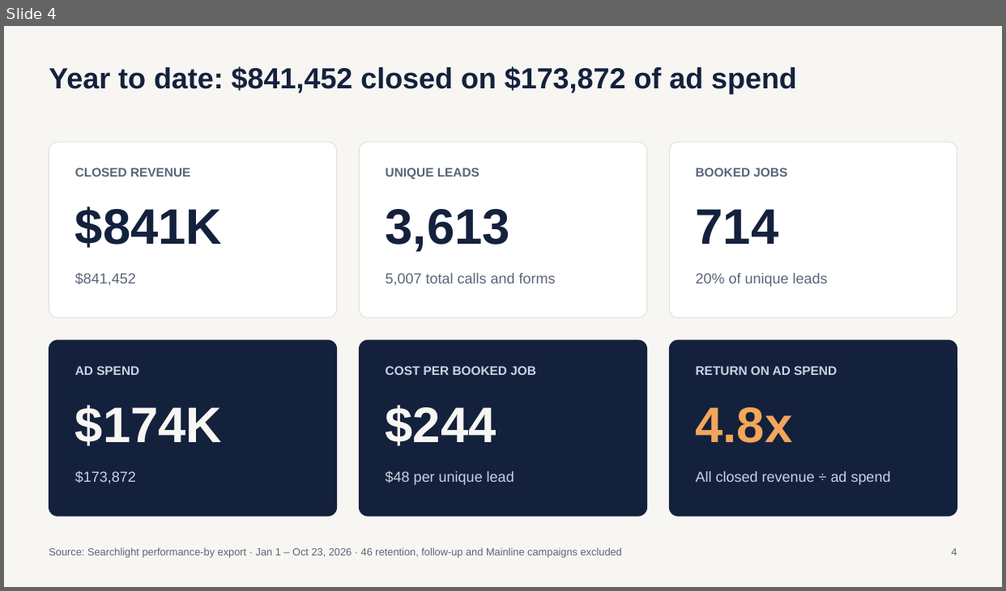
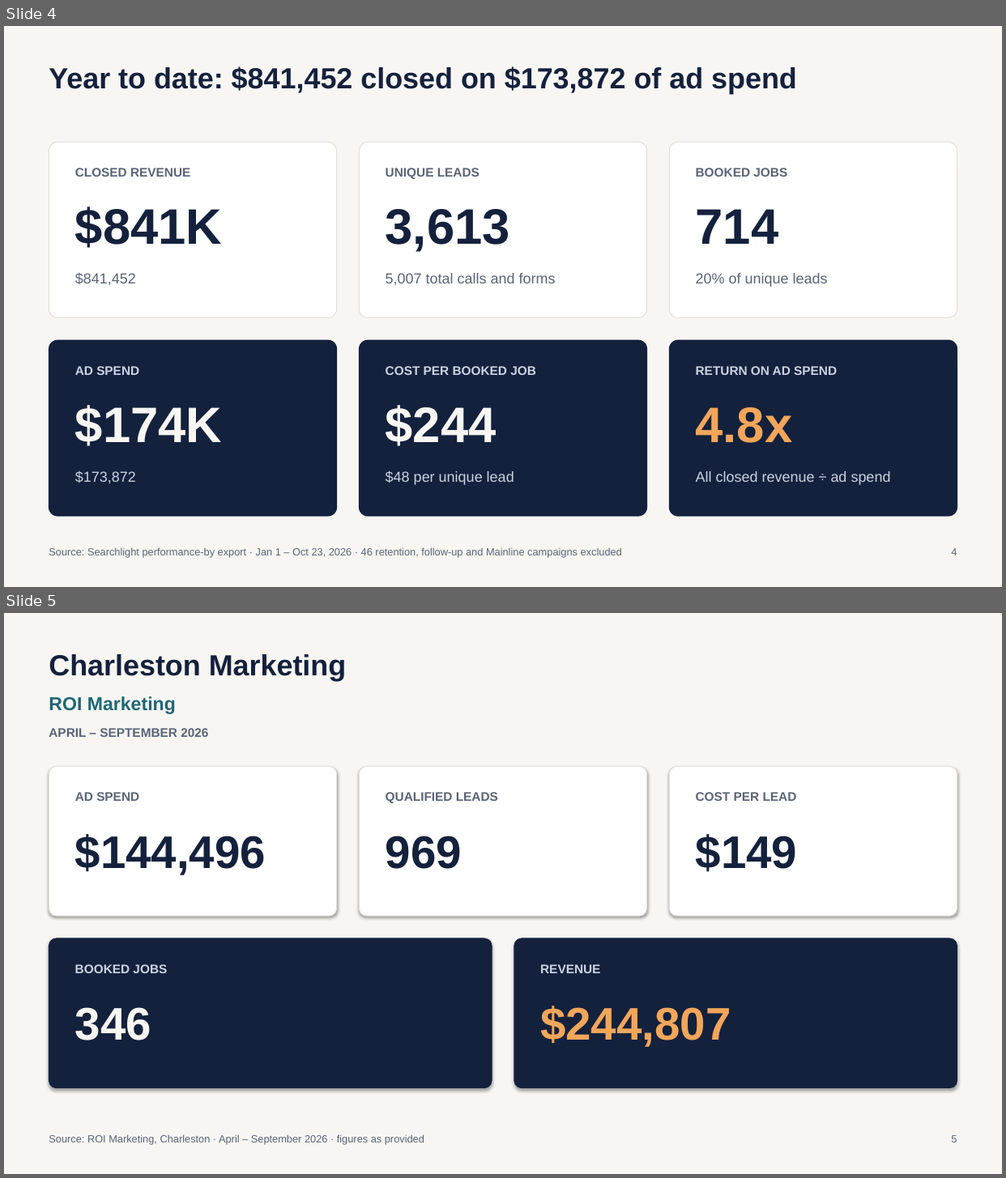
Before and after one commit to MktgCAP/Searchlight-YTD-Analysis, a slide deck: Coastal-Air-Plus-YTD-Performance-Oct23-2026.pptx. Shown one above the other, each under a label of ours: slide 4 before the commit, slides 4 and 5 after it. The pictures are 1006x591 and 1006x1178 pixels, drawn with LibreOffice and Linux fonts; fonts in the diff are those of the drawing. Boxes give left, top, right and bottom in pixels: in the first picture for what was removed or moved away, otherwise in the second. Text is boxed around its words. In the diff, an @@ line names an element or a change of style, - is before the commit and + after.

```diff
--- a/Coastal-Air-Plus-YTD-Performance-Oct23-2026.pptx
+++ b/Coastal-Air-Plus-YTD-Performance-Oct23-2026.pptx
@@ slide 5 added at [4,613,1002,1174], background #F7F6F2 @@
@@ text added at [49,654,347,681], 28 pt, text #14213D, bold @@
+Charleston Marketing
@@ text added at [49,696,176,714], 18 pt, text #1F6676, bold @@
+ROI Marketing
@@ text added at [49,728,208,737], 12 pt, text #5A6478, bold @@
+APRIL – SEPTEMBER 2026
@@ rounded rectangle added at [49,766,336,916], fill #FFFFFF, outline #E2E0D8 0.75 pt @@
@@ rounded rectangle added at [359,766,646,916], fill #FFFFFF, outline #E2E0D8 0.75 pt @@
@@ rounded rectangle added at [670,766,957,916], fill #FFFFFF, outline #E2E0D8 0.75 pt @@
@@ text added at [75,792,139,801], 12 pt, text #5A6478, bold @@
+AD SPEND
@@ text added at [386,792,498,803], 12 pt, text #5A6478, bold @@
+QUALIFIED LEADS
@@ text added at [696,792,797,801], 12 pt, text #5A6478, bold @@
+COST PER LEAD
@@ text added at [75,834,266,875], 44 pt, text #14213D, bold @@
+$144,496
@@ text added at [386,836,462,869], 44 pt, text #14213D, bold @@
+969
@@ text added at [696,834,798,872], 44 pt, text #14213D, bold @@
+$149
@@ rounded rectangle added at [49,939,492,1088], fill #14213D, outline #14213D 0.75 pt @@
@@ rounded rectangle added at [514,939,957,1088], fill #14213D, outline #14213D 0.75 pt @@
@@ text added at [75,965,167,973], 12 pt, text #C9D3E3, bold @@
+BOOKED JOBS
@@ text added at [540,965,600,973], 12 pt, text #C9D3E3, bold @@
+REVENUE
@@ text added at [75,1007,151,1041], 44 pt, text #F7F6F2, bold @@
+346
@@ text added at [540,1006,731,1047], 44 pt, text #F2A65A, bold @@
+$244,807
@@ text added at [49,1135,424,1145], 10 pt, text #5A6478 @@
+Source: ROI Marketing, Charleston · April – September 2026 · figures as provided
@@ text added at [951,1135,957,1143], 10 pt, text #5A6478 @@
+5
```
Also in this commit, not shown: 10 slides changed.
